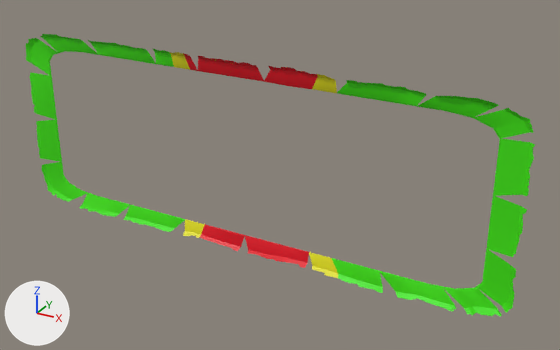
An edit to the Blender file Assets/Ben/Blender/MenuStuff.blend, drawn before and after from the same camera.
Before and after are seen from a 50 mm camera at (1.829, -2.94, 1.442) aimed at (0.175, 0.067, -0.062). The lights are fixed; the arrows at lower left show +X, +Y and +Z.
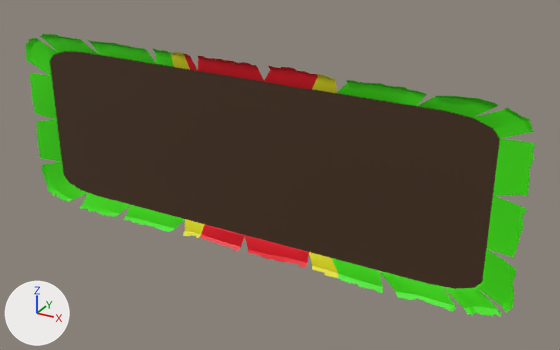
The change, as a list of edits to the scene's bpy script:
```text
Add mat_rip4:
    mat_rip4 = principled_material('Rip4')
    mat_rip4.base_color = (0.0624, 0.0293, 0.0109)  # brown #47301b
Change me_cube_003:
    used by ob_cube_002; location = (0.0, -0.012, 0.0); scale = (1.2, 0.331, 0.409)
    remove me_cube_003.from_pydata(...)  # 593 vertices, 291 faces; spans x -1.12..1.12, y -0.02..0.09, z -1.25..1.23
    add me_cube_003.from_pydata(...)  # 594 vertices, 387 faces; spans x -1.12..1.12, y -0.02..0.09, z -1.25..1.23
    me_cube_003 part 1
    1 vertex is added at (-0.01, 0.09, 0.02)
    96 new faces join them, mat_rip4 (brown #47301b)
    add me_cube_003.materials.append(mat_rip4)  # brown #47301b
```

Location of each change, [x1, y1, x2, y2] in pixels of the pictures (560 x 350 px):
part 1 of me_cube_003, added (brown)
    after: [50, 51, 500, 289]
